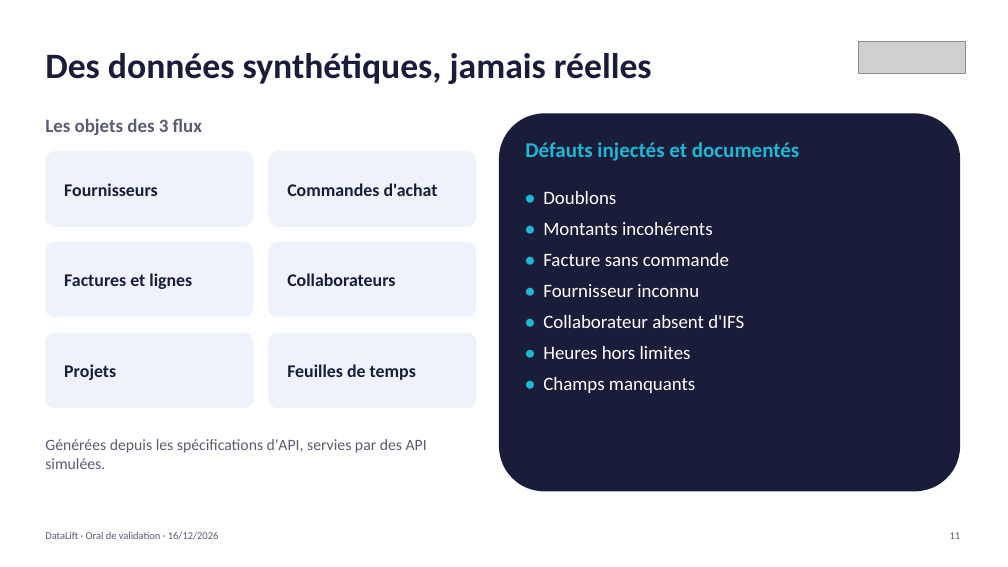
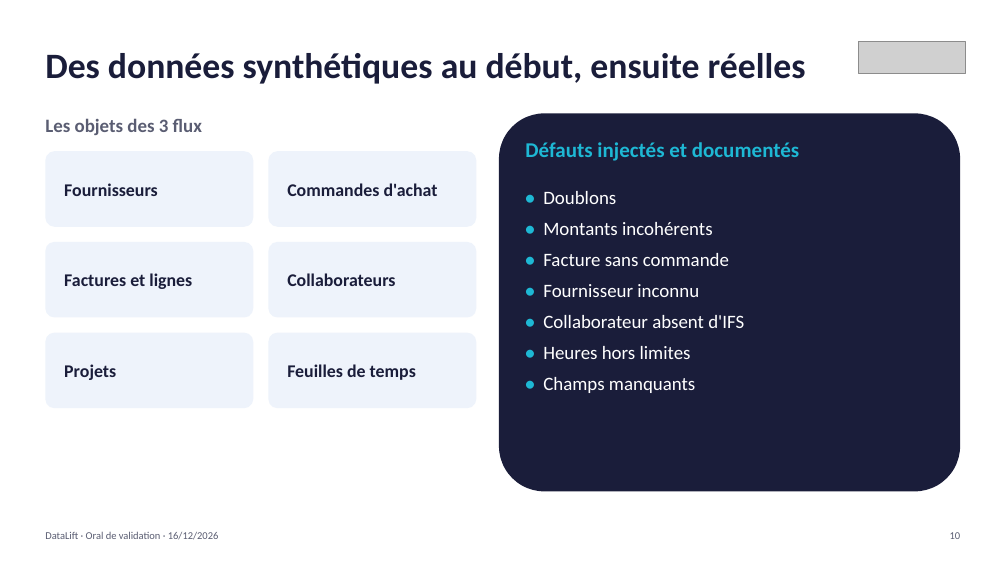
Before and after one commit to youcefaddou/datalift-modules, a slide deck: slide 10 of docs/oral/DataLift_oral_validation_16-12-2026.pptx (slide 11 before the commit). Drawn at 1008x567 pixels with LibreOffice and Linux fonts; fonts in the diff are those of the drawing; grey boxes stand for pictures. Boxes give left, top, right and bottom in pixels: in the first picture for what was removed or moved away, otherwise in the second. Text is boxed around its words. In the diff, an @@ line names an element or a change of style, - is before the commit and + after.

```diff
--- a/docs/oral/DataLift_oral_validation_16-12-2026.pptx
+++ b/docs/oral/DataLift_oral_validation_16-12-2026.pptx
@@ text at (45,53,806,84): text changed @@
-Des données synthétiques, jamais réelles
+Des données synthétiques au début, ensuite réelles
@@ text removed at (45,439,427,469) @@
-Générées depuis les spécifications d'API, servies par des API simulées.
@@ text at (950,532,961,539): text changed @@
-11
+10
```
Also in this commit, not shown: 10 other slides changed, 1 slide removed.
